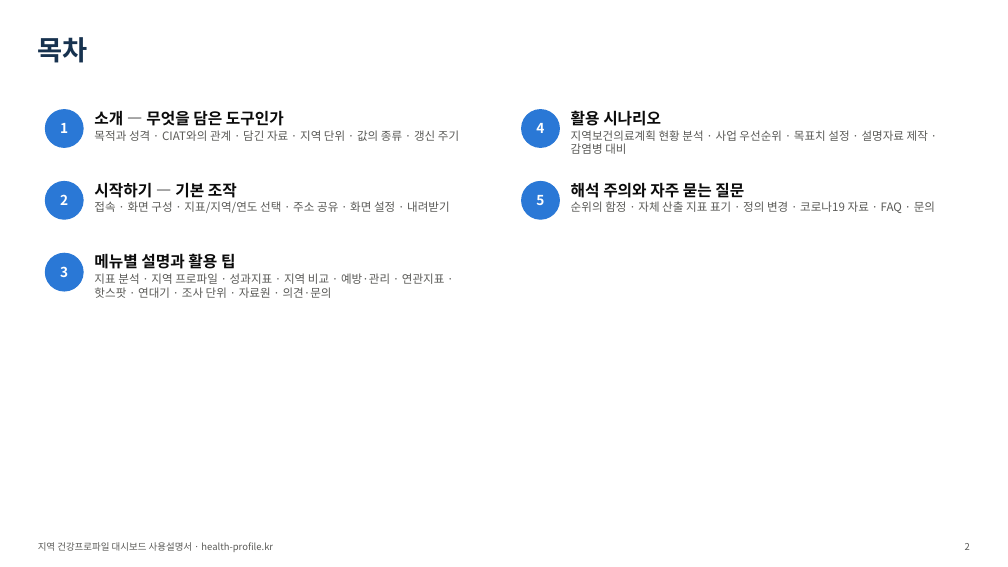
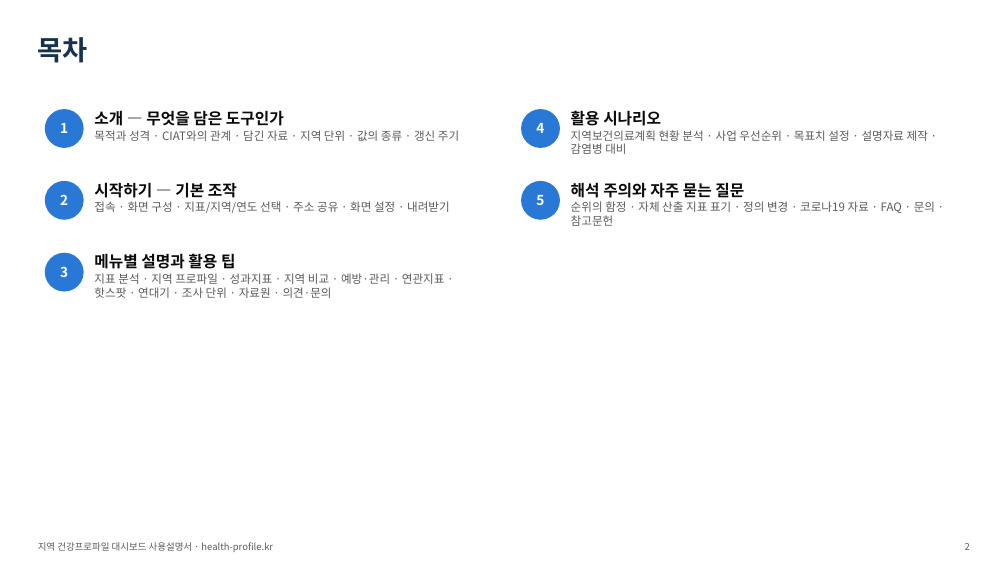
Before and after one commit to soonryu74/soonryu74.github.io, a slide deck: slide 2 of health-dashboard/docs/지역건강프로파일_대시보드_사용설명서_v1.pptx. Drawn at 1008x567 pixels with LibreOffice and Linux fonts; fonts in the diff are those of the drawing. Boxes give left, top, right and bottom in pixels: in the first picture for what was removed or moved away, otherwise in the second. Text is boxed around its words. In the diff, an @@ line names an element or a change of style, - is before the commit and + after.

```diff
--- a/health-dashboard/docs/지역건강프로파일_대시보드_사용설명서_v1.pptx
+++ b/health-dashboard/docs/지역건강프로파일_대시보드_사용설명서_v1.pptx
@@ text at [571,201,935,226]: text changed @@
-순위의 함정 · 자체 산출 지표 표기 · 정의 변경 · 코로나19 자료 · FAQ · 문의
+순위의 함정 · 자체 산출 지표 표기 · 정의 변경 · 코로나19 자료 · FAQ · 문의 · 참고문헌
```
Also in this commit, not shown: 17 other slides changed, 2 slides added, 30 other files.
